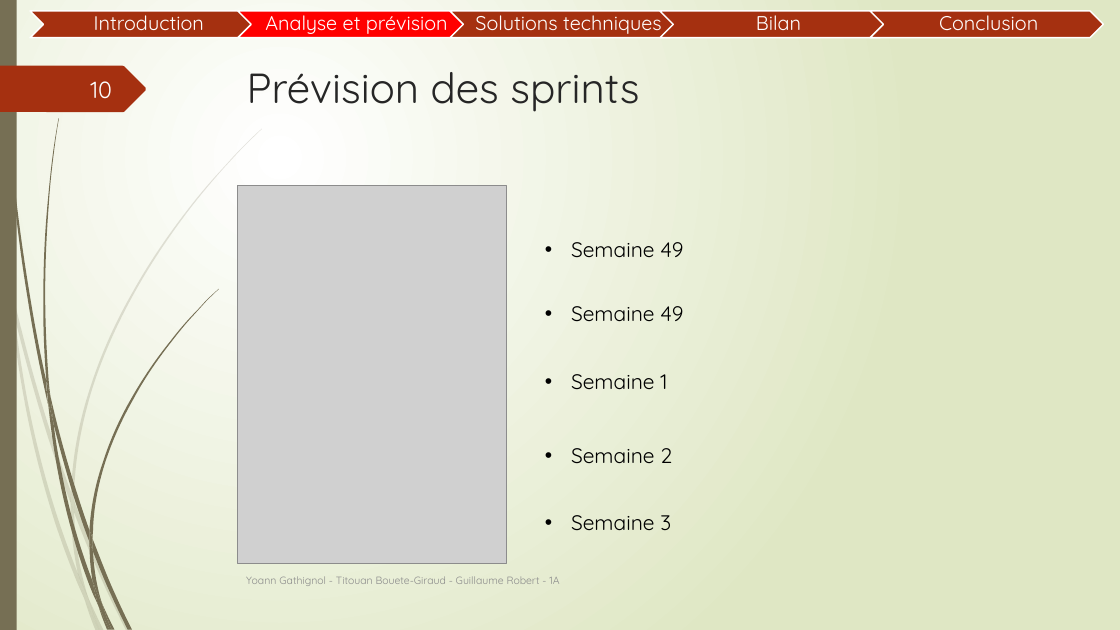
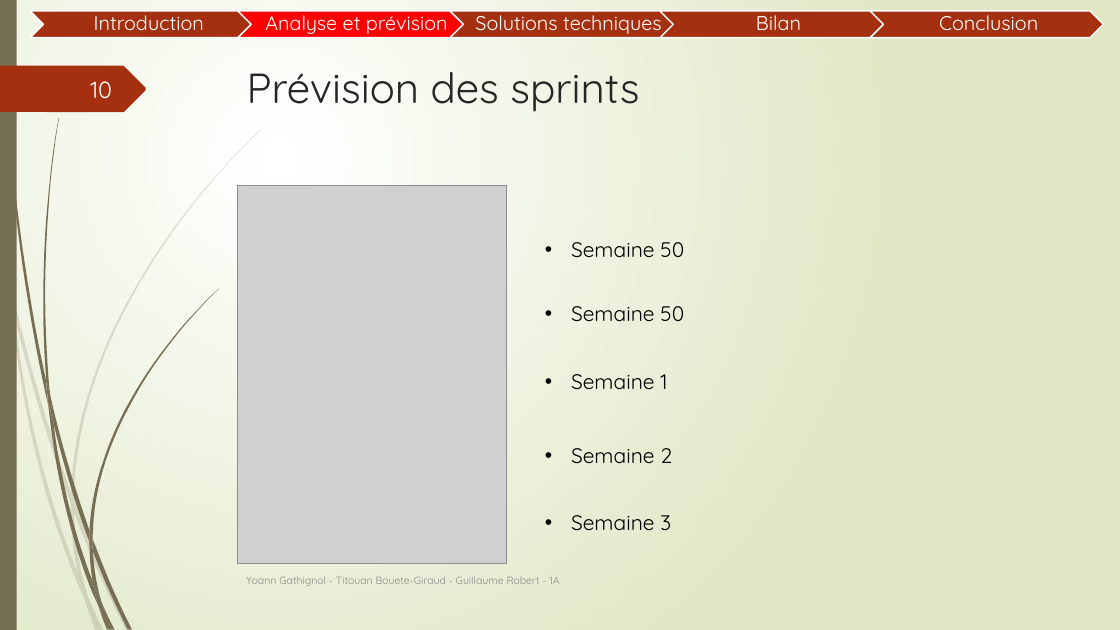
Before and after one commit to Guyoms/PTUT2016, a slide deck: slide 10 of IHearISay/I_HEAR_I_SAY_Intro.pptx. Drawn at 1120x630 pixels with LibreOffice and Linux fonts; fonts in the diff are those of the drawing; grey boxes stand for pictures. Boxes give left, top, right and bottom in pixels: in the first picture for what was removed or moved away, otherwise in the second. Text is boxed around its words. In the diff, an @@ line names an element or a change of style, - is before the commit and + after.

```diff
--- a/IHearISay/I_HEAR_I_SAY_Intro.pptx
+++ b/IHearISay/I_HEAR_I_SAY_Intro.pptx
@@ text at [571, 242, 684, 257]: text changed @@
-• Semaine 49
+• Semaine 50
@@ text at [571, 306, 684, 322]: text changed @@
-• Semaine 49
+• Semaine 50
```
Also in this commit, not shown: 3 other slides changed, 1 other file.
